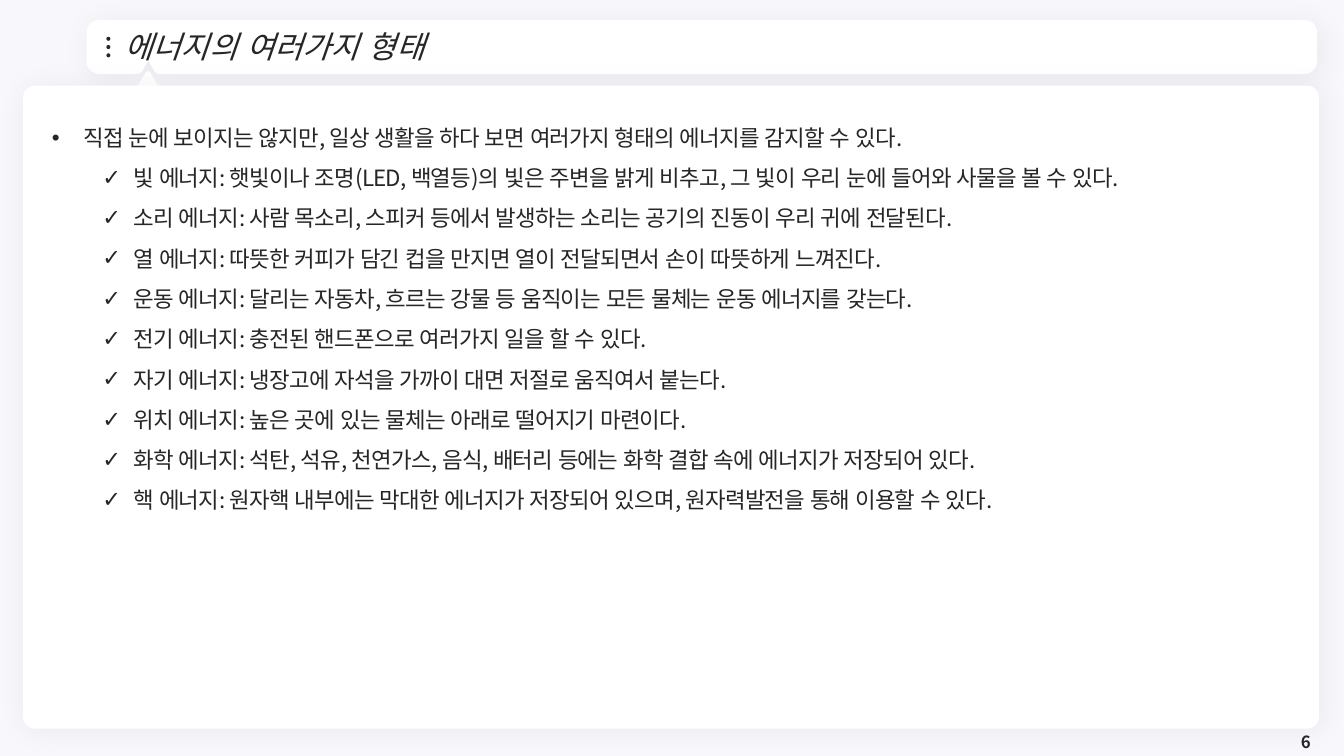
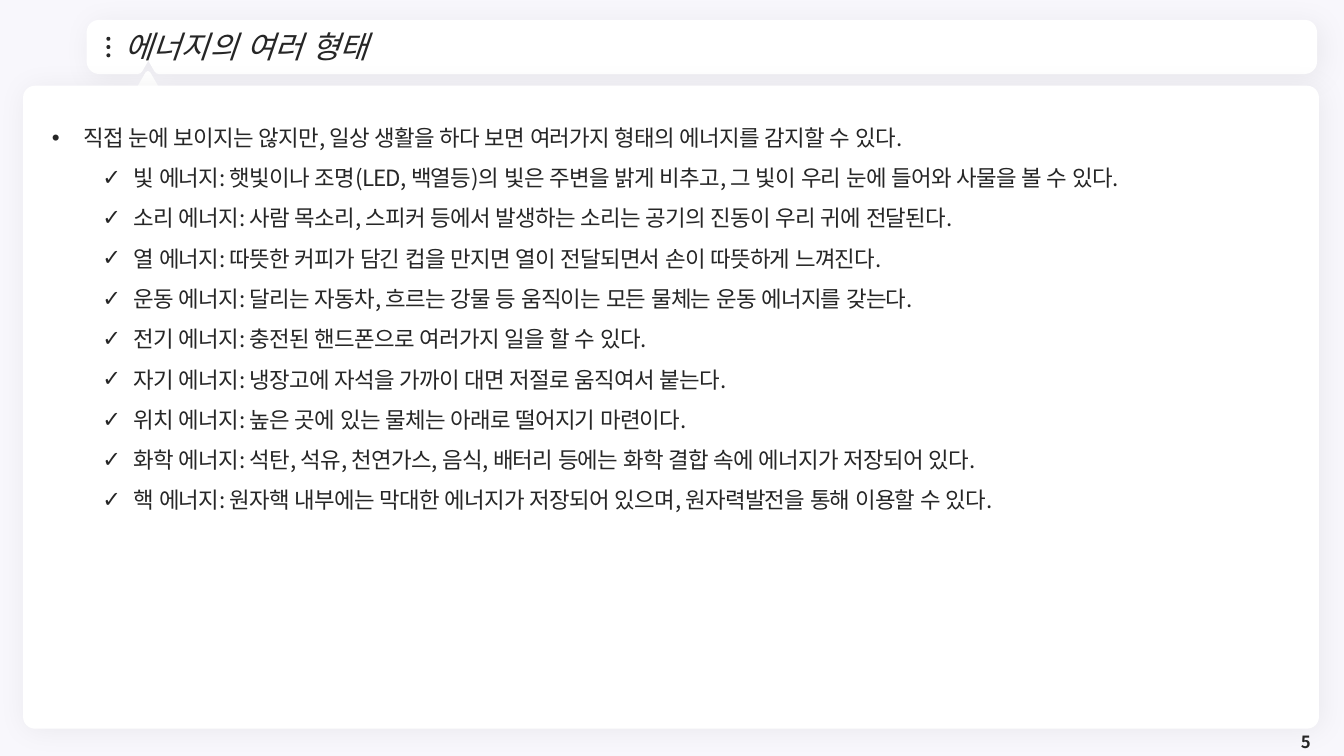
Before and after one commit to meandthey/Teaching, a slide deck: slide 5 of 에너지경제학/자원에너지경제학_Chapter_1.pptx (slide 6 before the commit). Drawn at 1344x756 pixels with LibreOffice and Linux fonts; fonts in the diff are those of the drawing; background and template pictures are left out. Boxes give left, top, right and bottom in pixels: in the first picture for what was removed or moved away, otherwise in the second. Text is boxed around its words. In the diff, an @@ line names an element or a change of style, - is before the commit and + after.

```diff
--- a/에너지경제학/자원에너지경제학_Chapter_1.pptx
+++ b/에너지경제학/자원에너지경제학_Chapter_1.pptx
@@ title at [124,32,368,61]: text changed @@
-에너지의 여러가지 형태
+에너지의 여러 형태
@@ page number at [1301,735,1311,748]: text changed @@
-6
+5
```
Also in this commit, not shown: 2 other slides changed, 1 slide removed, 2 other files.
